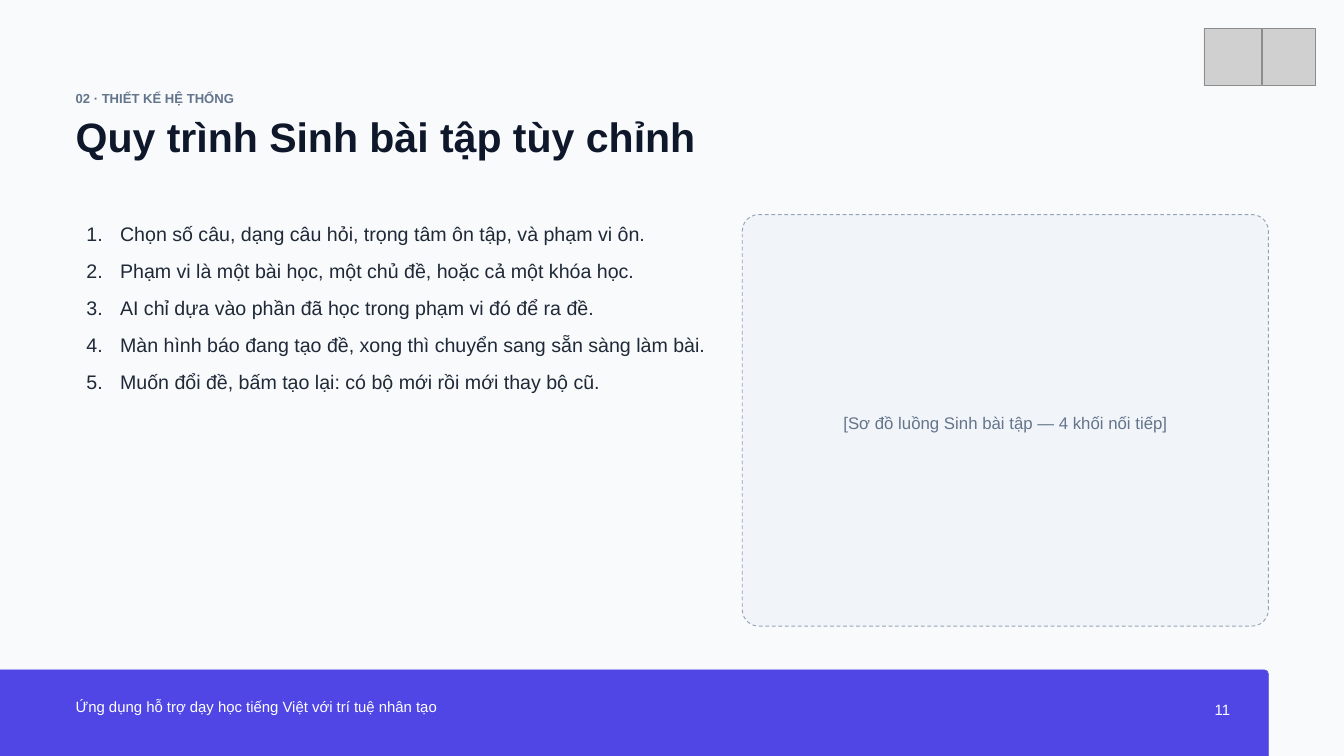
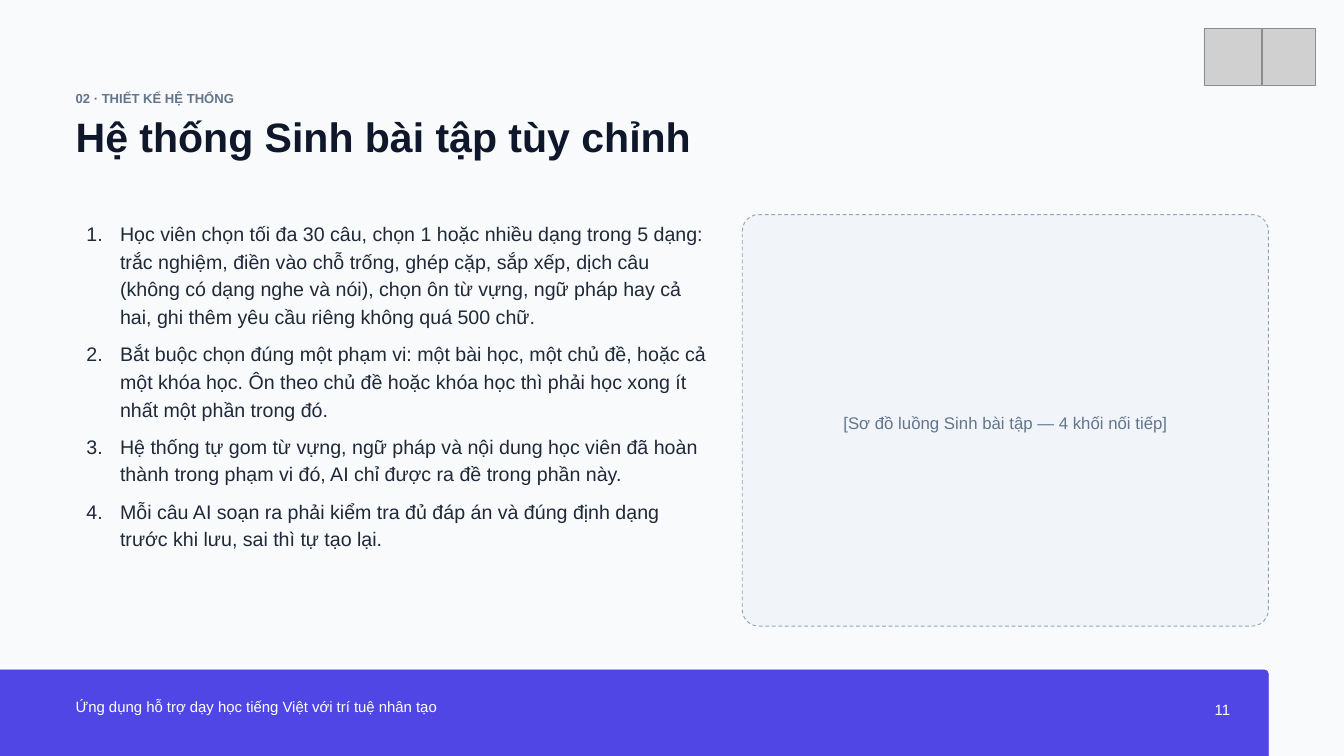
Before and after one commit to PhuVinhAI/LinVNix, a slide deck: slide 11 of BaoCao/kl-da22ttc-nguyenhuynhphuvinh-110122203-linvnix.pptx. Drawn at 1344x756 pixels with LibreOffice and Linux fonts; fonts in the diff are those of the drawing; grey boxes stand for pictures. Boxes give left, top, right and bottom in pixels: in the first picture for what was removed or moved away, otherwise in the second. Text is boxed around its words. In the diff, an @@ line names an element or a change of style, - is before the commit and + after.

```diff
--- a/BaoCao/kl-da22ttc-nguyenhuynhphuvinh-110122203-linvnix.pptx
+++ b/BaoCao/kl-da22ttc-nguyenhuynhphuvinh-110122203-linvnix.pptx
@@ text at <box>76,120,690,161</box>: text changed @@
-Quy trình Sinh bài tập tùy chỉnh
+Hệ thống Sinh bài tập tùy chỉnh
@@ text at <box>120,226,706,549</box>: text changed @@
-1. Chọn số câu, dạng câu hỏi, trọng tâm ôn tập, và phạm vi ôn.
-2. Phạm vi là một bài học, một chủ đề, hoặc cả một khóa học.
-3. AI chỉ dựa vào phần đã học trong phạm vi đó để ra đề.
-4. Màn hình báo đang tạo đề, xong thì chuyển sang sẵn sàng làm bài.
-5. Muốn đổi đề, bấm tạo lại: có bộ mới rồi mới thay bộ cũ.
+1. Học viên chọn tối đa 30 câu, chọn 1 hoặc nhiều dạng trong 5 dạng: trắc nghiệm, điền vào chỗ trống, ghép cặp, sắp xếp, dịch câu (không có dạng nghe và nói), chọn ôn từ vựng, ngữ pháp hay cả hai, ghi thêm yêu cầu riêng không quá 500 chữ.
+2. Bắt buộc chọn đúng một phạm vi: một bài học, một chủ đề, hoặc cả một khóa học. Ôn theo chủ đề hoặc khóa học thì phải học xong ít nhất một phần trong đó.
+3. Hệ thống tự gom từ vựng, ngữ pháp và nội dung học viên đã hoàn thành trong phạm vi đó, AI chỉ được ra đề trong phần này.
+4. Mỗi câu AI soạn ra phải kiểm tra đủ đáp án và đúng định dạng trước khi lưu, sai thì tự tạo lại.
```
Also in this commit, not shown: 9 other slides changed.
